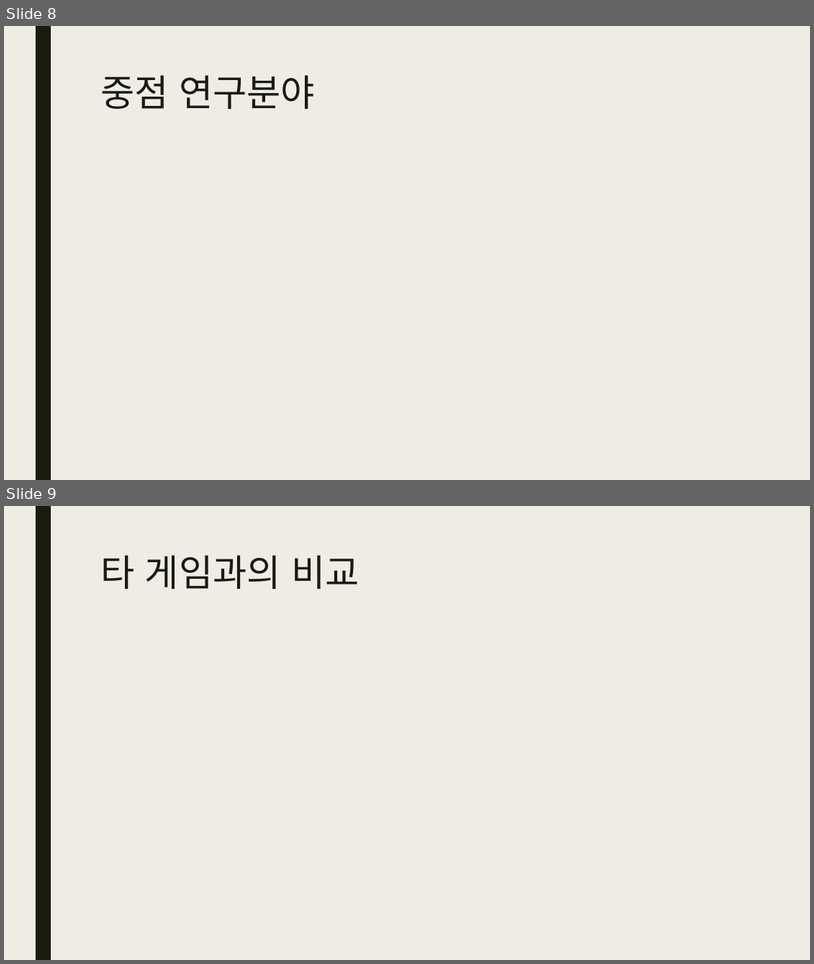
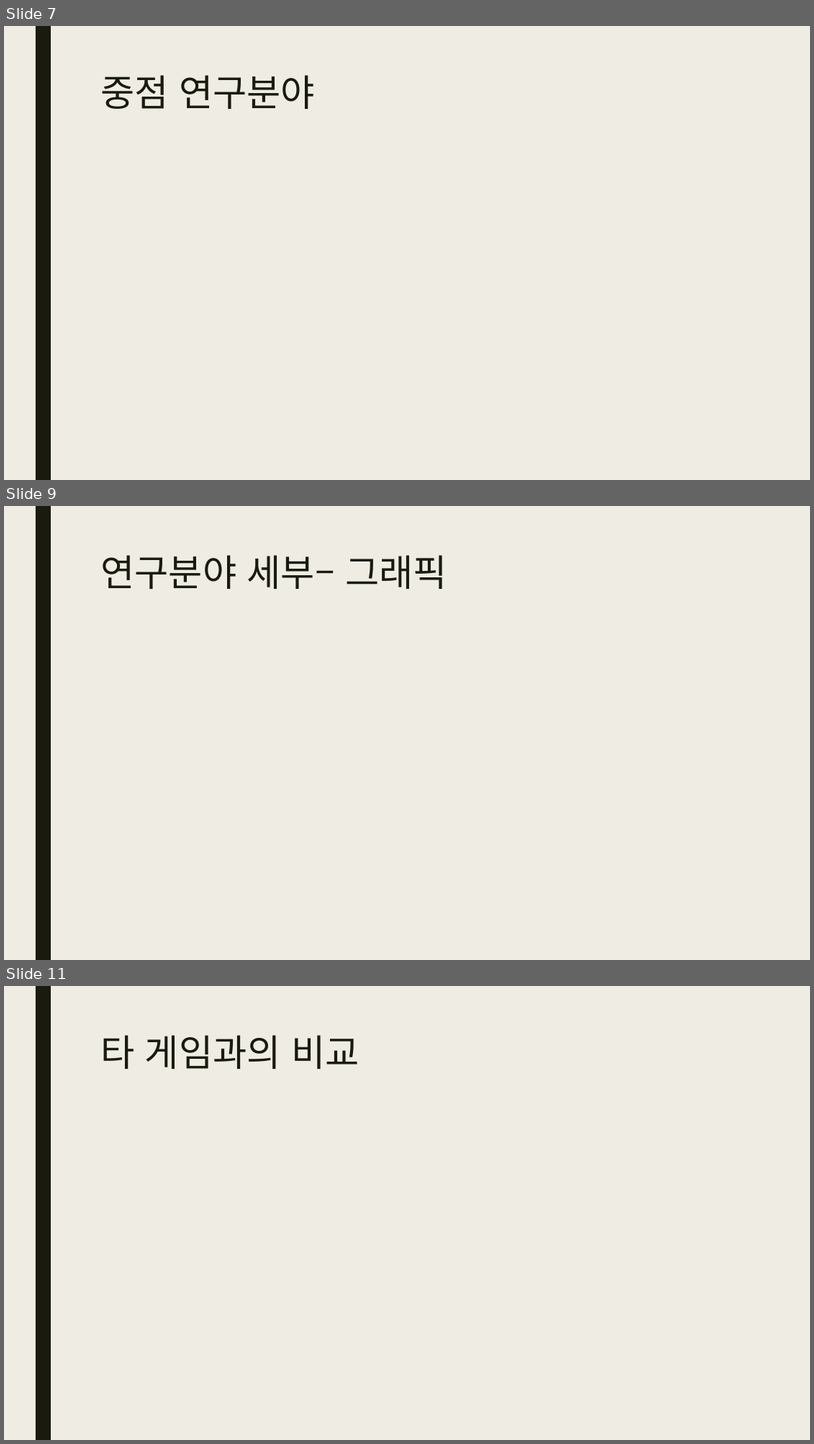
Before and after one commit to Kim2Kang/Documents, a slide deck: 제안서/발표용 제안서/Legend Of Doodle_김나단_김선필_강태규.pptx. Shown one above the other, each under a label of ours: slides 8 and 9 before the commit, slides 7, 9 and 11 after it; the slides between them are not shown. The pictures are 814x964 and 814x1444 pixels, drawn with LibreOffice and Linux fonts; fonts in the diff are those of the drawing. Boxes give left, top, right and bottom in pixels: in the first picture for what was removed or moved away, otherwise in the second. Text is boxed around its words. In the diff, an @@ line names an element or a change of style, - is before the commit and + after.

```diff
--- a/제안서/발표용 제안서/Legend Of Doodle_김나단_김선필_강태규.pptx
+++ b/제안서/발표용 제안서/Legend Of Doodle_김나단_김선필_강태규.pptx
@@ slide 9 added at [4,506,810,960], background #EFEDE3; not listed: 1 template element that a slide beside it also shows @@
@@ title added at [100,555,448,589], 44 pt, text #191B0E @@
+연구분야 세부– 그래픽
@@ what was slide 8 is now slide 7 @@
@@ what was slide 9 is now slide 11 @@
```
Also in this commit, not shown: 2 slides changed, 2 other slides added, 1 slide removed, 1 other file.
